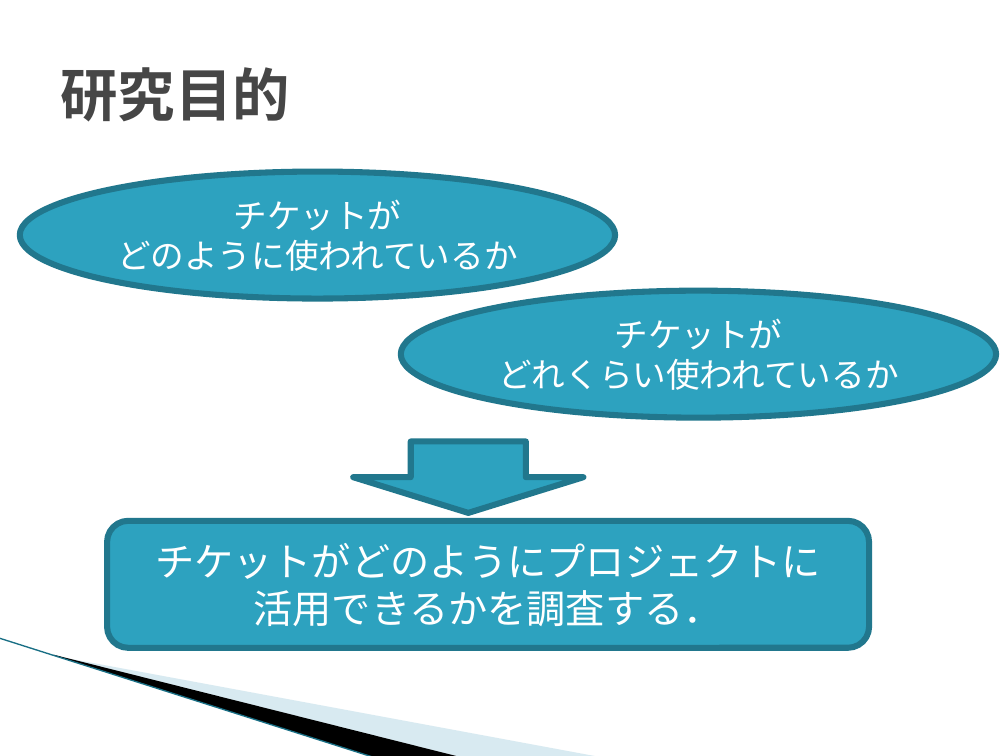
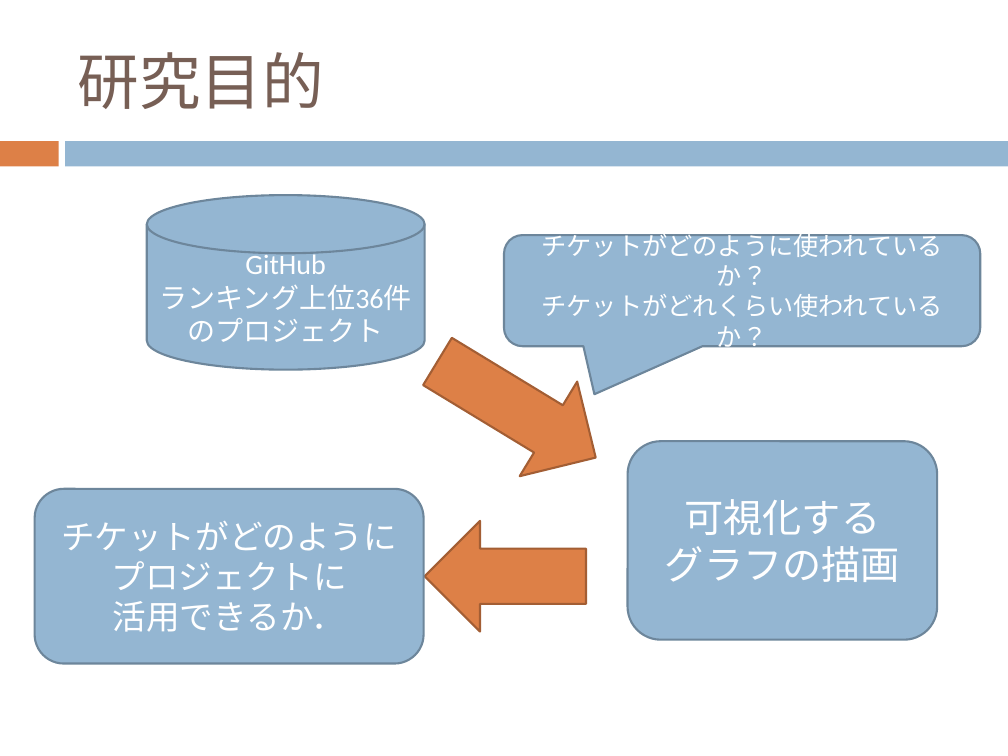
Before and after one commit to keimatsui/kadai, a slide deck: slide 8 of 卒業論文/2012/久保孝樹/最終発表/最終発表.pptx (slide 4 before the commit). Drawn at 1008x756 pixels with LibreOffice and Linux fonts; fonts in the diff are those of the drawing; background and template pictures are left out. Boxes give left, top, right and bottom in pixels: in the first picture for what was removed or moved away, otherwise in the second. Text is boxed around its words. In the diff, an @@ line names an element or a change of style, - is before the commit and + after.

```diff
--- a/卒業論文/2012/久保孝樹/最終発表/最終発表.pptx
+++ b/卒業論文/2012/久保孝樹/最終発表/最終発表.pptx
@@ title "研究目的": place and size @@
-title "研究目的" at (60, 67, 290, 122)
+title "研究目的" at (77, 52, 323, 109)
@@ title "研究目的" at (77, 52, 323, 109): size 41 to 44 pt, font Courier New to Calibri, text colour #464646 to #775F55, bold off @@
@@ rectangle added at (0, 141, 58, 166), fill #DD8047 @@
@@ rectangle added at (66, 141, 1008, 166), fill #94B6D2 @@
@@ ellipse removed at (20, 171, 616, 298) @@
-チケットが
-どのように使われているか
@@ cylinder added at (147, 196, 425, 370), fill #94B6D2, outline #6D879B 1.5 pt, 20 pt, text #FFFFFF @@
+GitHub
+ランキング上位36件のプロジェクト
@@ rounded speech box "チケットがどのように使われているか？": place and size @@
-rounded speech box "チケットがどのように使われているか？" at (401, 290, 997, 417)
+rounded speech box "チケットがどのように使われているか？" at (504, 235, 980, 346)
@@ rounded speech box "チケットがどのように使われているか？" at (504, 235, 980, 346): ellipse to rounded speech box; fill #2DA2BF to #94B6D2; outline #21788D 4.33 pt to #6D879B 1.5 pt @@
@@ text in rounded speech box at (542, 229, 943, 352): text changed; size 24 to 18 pt; font Courier New to Calibri @@
-チケットが
-どれくらい使われているか
+チケットがどのように使われているか？
+チケットがどれくらい使われているか？
@@ up arrow added at (409, 314, 625, 505), fill #DD8047, outline #A35F35 1.5 pt @@
@@ down arrow removed at (353, 442, 583, 513) @@
@@ rounded rectangle added at (628, 442, 937, 640), fill #94B6D2, outline #6D879B 1.5 pt, 28 pt, text #FFFFFF @@
+可視化する
+グラフの描画
@@ rounded rectangle "チケットがどのように": place and size @@
-rounded rectangle "チケットがどのように" at (107, 521, 869, 648)
+rounded rectangle "チケットがどのように" at (34, 489, 423, 663)
@@ rounded rectangle "チケットがどのように" at (34, 489, 423, 663): fill #2DA2BF to #94B6D2; outline #21788D 4.33 pt to #6D879B 1.5 pt @@
@@ text in rounded rectangle at (61, 521, 397, 632): text changed; size 28 to 24 pt; font Courier New to Calibri @@
-チケットがどのようにプロジェクトに
-活用できるかを調査する．
+チケットがどのように
+プロジェクトに
+活用できるか．
@@ up arrow added at (424, 521, 586, 632), fill #DD8047, outline #A35F35 1.5 pt @@
@@ line removed from (0, 638) to (374, 756) @@
@@ freeform shape removed at (53, 654, 461, 756) @@
@@ freeform shape removed at (55, 655, 600, 756) @@
```
Also in this commit, not shown: 17 other slides changed, 4 slides added, 5 slides removed.
